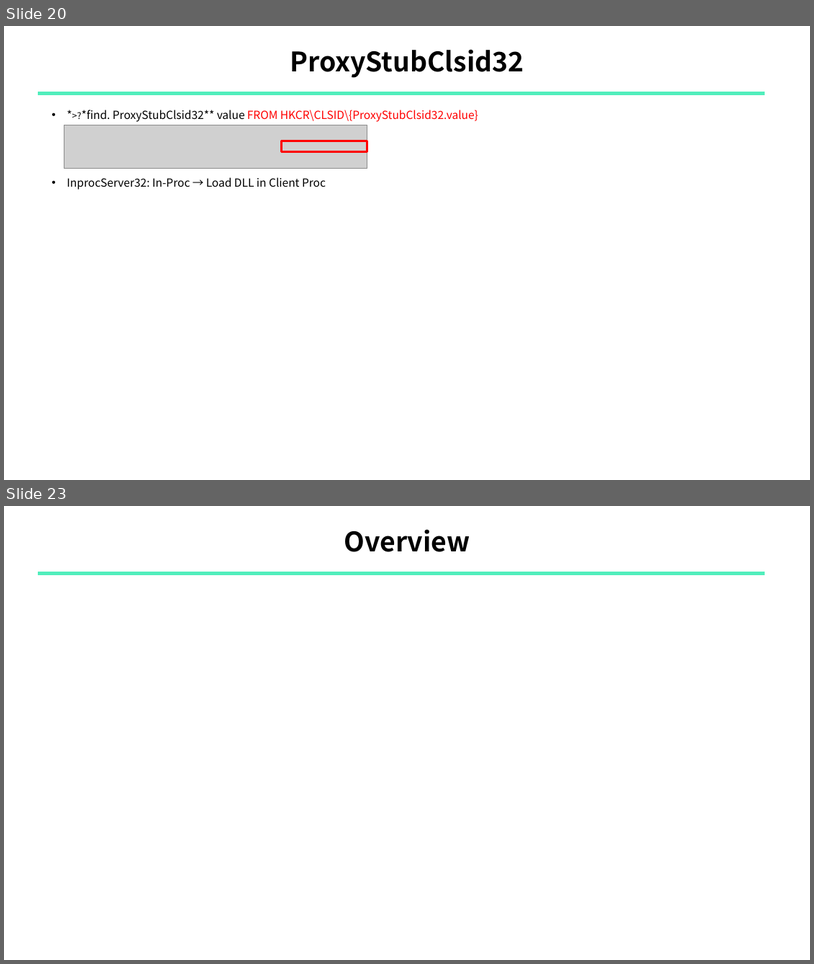
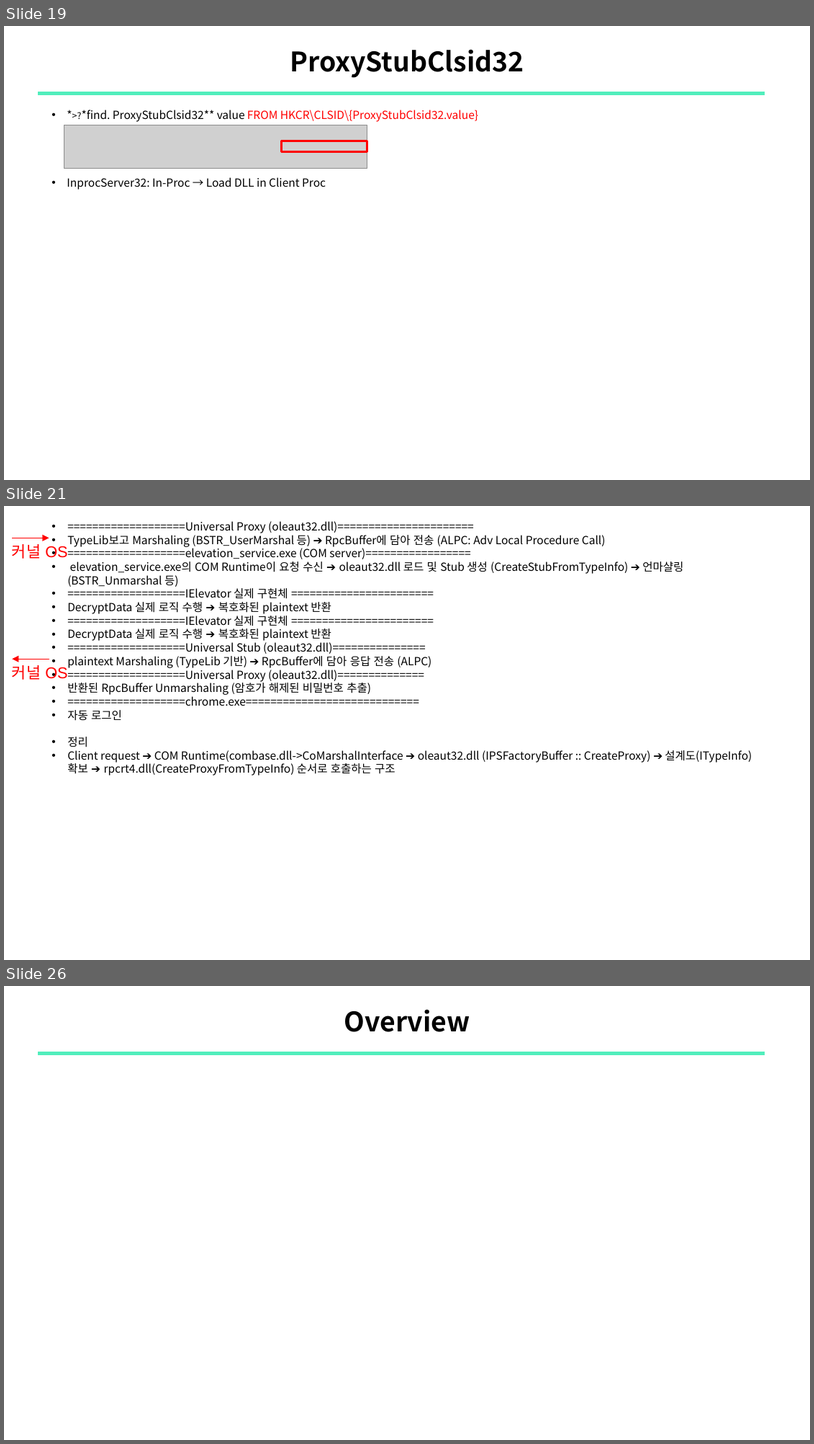
Before and after one commit to sewonpark292/SSL-Seminar, a slide deck: 16_COMrade_ABE_Analysis.pptx. Shown one above the other, each under a label of ours: slides 20 and 23 before the commit, slides 19, 21 and 26 after it; the slides between them are not shown. The pictures are 814x964 and 814x1444 pixels, drawn with LibreOffice and Linux fonts; fonts in the diff are those of the drawing; grey boxes stand for pictures. Boxes give left, top, right and bottom in pixels: in the first picture for what was removed or moved away, otherwise in the second. Text is boxed around its words. In the diff, an @@ line names an element or a change of style, - is before the commit and + after.

```diff
--- a/16_COMrade_ABE_Analysis.pptx
+++ b/16_COMrade_ABE_Analysis.pptx
@@ slide 21 added at [4, 506, 810, 960], background #FFFFFF @@
@@ text added at [67, 521, 752, 775], 10 pt, text #000000 @@
+    • ===================Universal Proxy (oleaut32.dll)======================
+    • TypeLib보고 Marshaling (BSTR_UserMarshal 등) ➔ RpcBuffer에 담아 전송 (ALPC: Adv Local Procedure Call)
+    • ===================elevation_service.exe (COM server)=================
+    • elevation_service.exe의 COM Runtime이 요청 수신 ➔ oleaut32.dll 로드 및 Stub 생성 (CreateStubFromTypeInfo) ➔ 언마샬링(BSTR_Unmarshal 등)
+    • ===================IElevator 실제 구현체 =======================
+    • DecryptData 실제 로직 수행 ➔ 복호화된 plaintext 반환
+    • ===================IElevator 실제 구현체 =======================
+    • DecryptData 실제 로직 수행 ➔ 복호화된 plaintext 반환
+    • ===================Universal Stub (oleaut32.dll)===============
+    • plaintext Marshaling (TypeLib 기반) ➔ RpcBuffer에 담아 응답 전송 (ALPC)
+    • ===================Universal Proxy (oleaut32.dll)==============
+    • 반환된 RpcBuffer Unmarshaling (암호가 해제된 비밀번호 추출)
+    • ===================chrome.exe============================
+    • 자동 로그인
+    • 정리
+    • Client request ➔ COM Runtime(combase.dll->CoMarshalInterface ➔ oleaut32.dll (IPSFactoryBuffer :: CreateProxy) ➔ 설계도(ITypeInfo)확보 ➔ rpcrt4.dll(CreateProxyFromTypeInfo) 순서로 호출하는 구조
@@ text added at [12, 544, 67, 559], 14 pt, text #FF0000 @@
+커널 OS
@@ arrow added from (12, 538) to (49, 538), #FF0000 0.75 pt @@
@@ text added at [12, 665, 67, 680], 14 pt, text #FF0000 @@
+커널 OS
@@ arrow added from (49, 659) to (12, 659), #FF0000 0.75 pt @@
@@ what was slide 20 is now slide 19 @@
@@ what was slide 23 is now slide 26 @@
```
Also in this commit, not shown: 6 slides changed, 4 other slides added, 2 slides removed.
